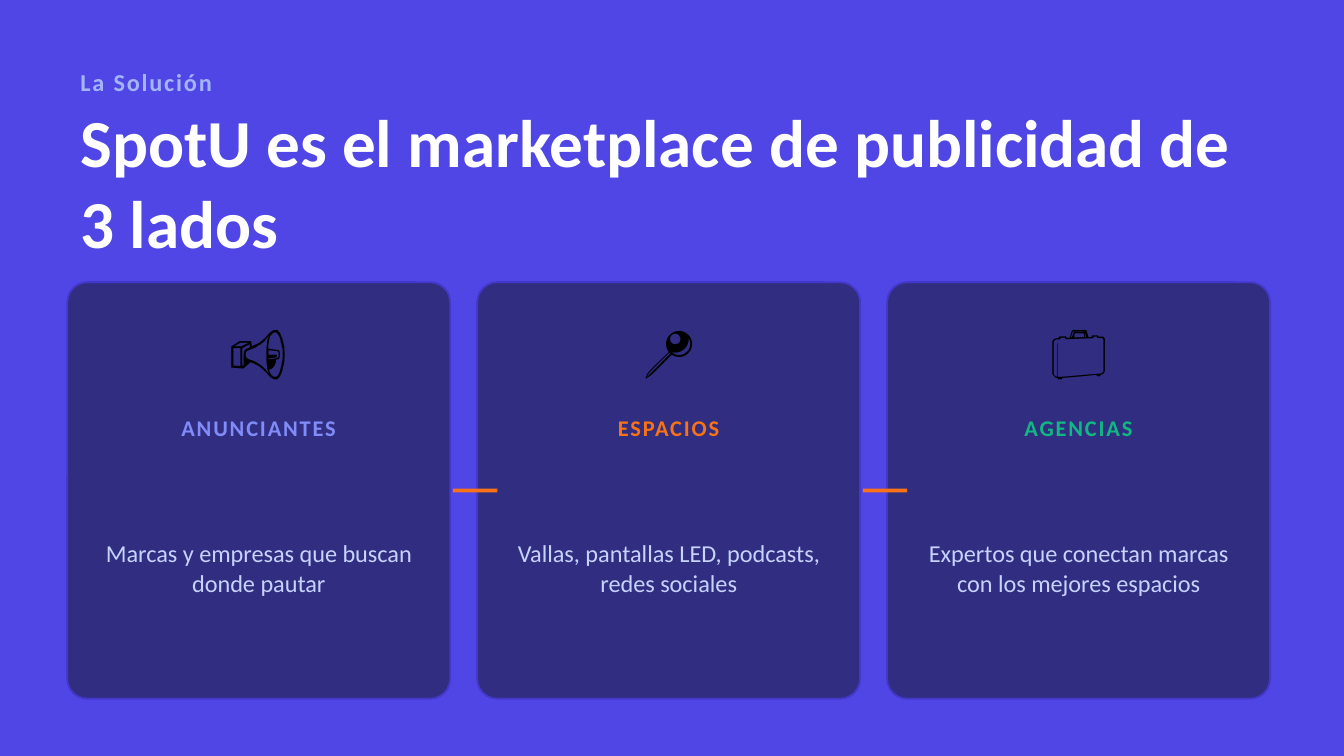
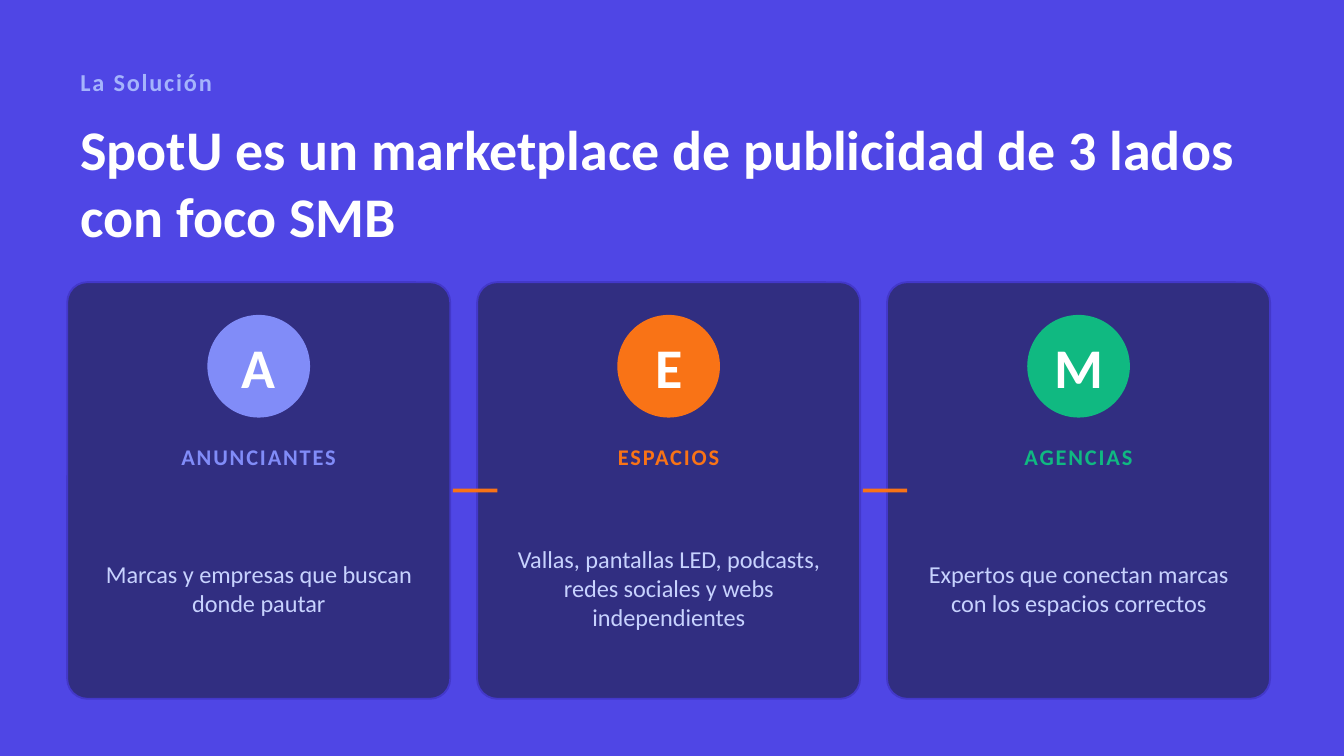
Before and after one commit to SpotU-online-org/spotu-webapp, a slide deck: slide 3 of docs/SpotU_Presentacion.pptx. Drawn at 1344x756 pixels with LibreOffice and Linux fonts; fonts in the diff are those of the drawing. Boxes give left, top, right and bottom in pixels: in the first picture for what was removed or moved away, otherwise in the second. Text is boxed around its words. In the diff, an @@ line names an element or a change of style, - is before the commit and + after.

```diff
--- a/docs/SpotU_Presentacion.pptx
+++ b/docs/SpotU_Presentacion.pptx
@@ text at (x1=80, y1=130, x2=1234, y2=238): text changed; size 36 to 30 pt @@
-SpotU es el marketplace de publicidad de 3 lados
+SpotU es un marketplace de publicidad de 3 lados con foco SMB
@@ text removed at (x1=67, y1=309, x2=450, y2=390) @@
-📢
@@ ellipse added at (x1=208, y1=316, x2=309, y2=417), fill #818CF8, outline #818CF8 1 pt @@
@@ text removed at (x1=477, y1=309, x2=860, y2=390) @@
-📍
@@ ellipse added at (x1=618, y1=316, x2=719, y2=417), fill #F97316, outline #F97316 1 pt @@
@@ text removed at (x1=887, y1=309, x2=1270, y2=390) @@
-💼
@@ ellipse added at (x1=1028, y1=316, x2=1129, y2=417), fill #10B981, outline #10B981 1 pt @@
@@ text added at (x1=242, y1=352, x2=276, y2=388), 30 pt, text #FFFFFF, bold @@
+A
@@ text added at (x1=655, y1=351, x2=682, y2=388), 30 pt, text #FFFFFF, bold @@
+E
@@ text added at (x1=1054, y1=351, x2=1103, y2=388), 30 pt, text #FFFFFF, bold @@
+M
@@ 3 texts moved together from (x1=181, y1=421, x2=1132, y2=436) to (x1=181, y1=450, x2=1132, y2=465) @@
@@ text "Marcas y empresas que buscan ..." moved from (x1=106, y1=545, x2=412, y2=596) to (x1=106, y1=566, x2=412, y2=616) @@
@@ text at (x1=518, y1=551, x2=820, y2=630): text changed @@
-Vallas, pantallas LED, podcasts, redes sociales
+Vallas, pantallas LED, podcasts, redes sociales y webs independientes
@@ text at (x1=929, y1=567, x2=1228, y2=616): text changed @@
-Expertos que conectan marcas con los mejores espacios
+Expertos que conectan marcas con los espacios correctos
```
Also in this commit, not shown: 8 other slides changed, 4 slides added, 3 slides removed, 13 other files.
